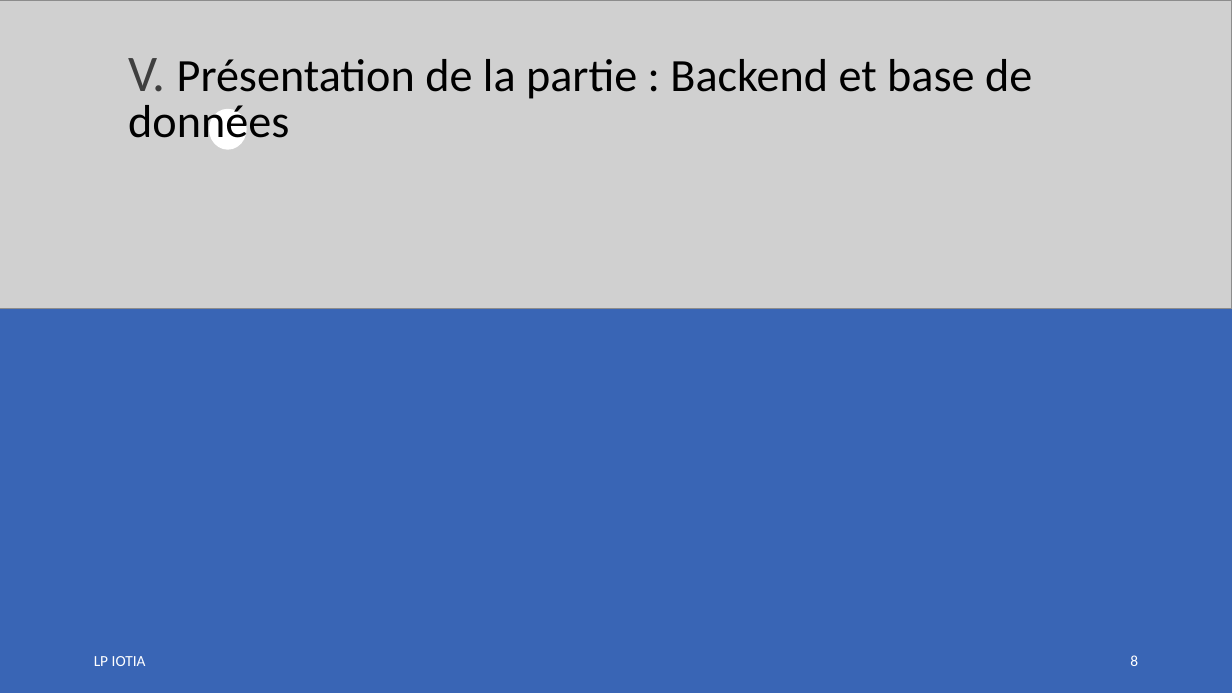
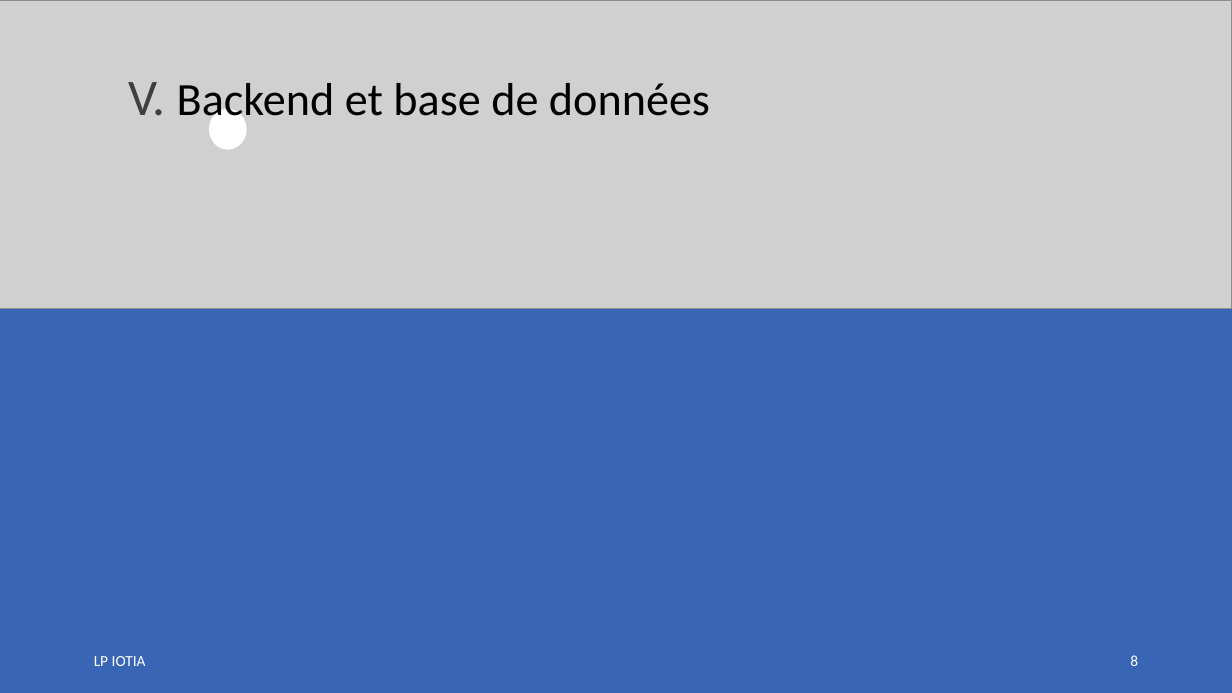
Before and after one commit to LENSAlex/ProjetIotia, a slide deck: slide 8 of Diapo_commun/PresentationCommune.pptx. Drawn at 1232x693 pixels with LibreOffice and Linux fonts; fonts in the diff are those of the drawing; grey boxes stand for pictures. Boxes give left, top, right and bottom in pixels: in the first picture for what was removed or moved away, otherwise in the second. Text is boxed around its words. In the diff, an @@ line names an element or a change of style, - is before the commit and + after.

Commit message:
Modification partie Serveur web et base de données

```diff
--- a/Diapo_commun/PresentationCommune.pptx
+++ b/Diapo_commun/PresentationCommune.pptx
@@ text at (x1=128, y1=82, x2=710, y2=127): text changed @@
-V. Présentation de la partie : Backend et base de données
+V. Backend et base de données
```
Also in this commit, not shown: 13 other slides changed.
